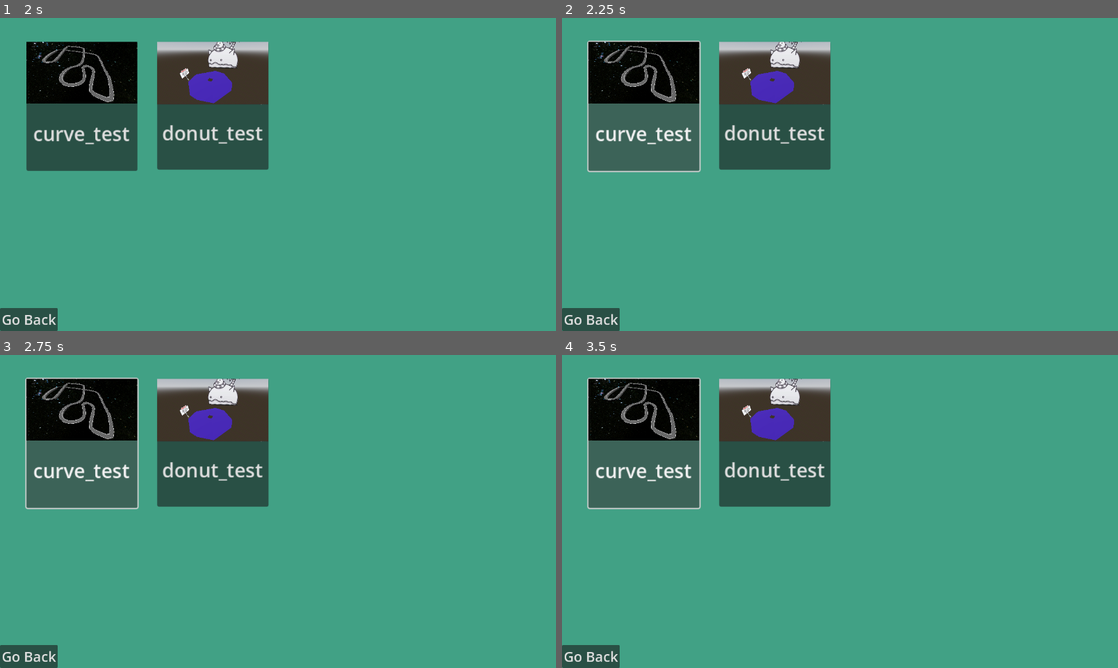
Above: before the commit, frames 1-4 (two rows, left to right).
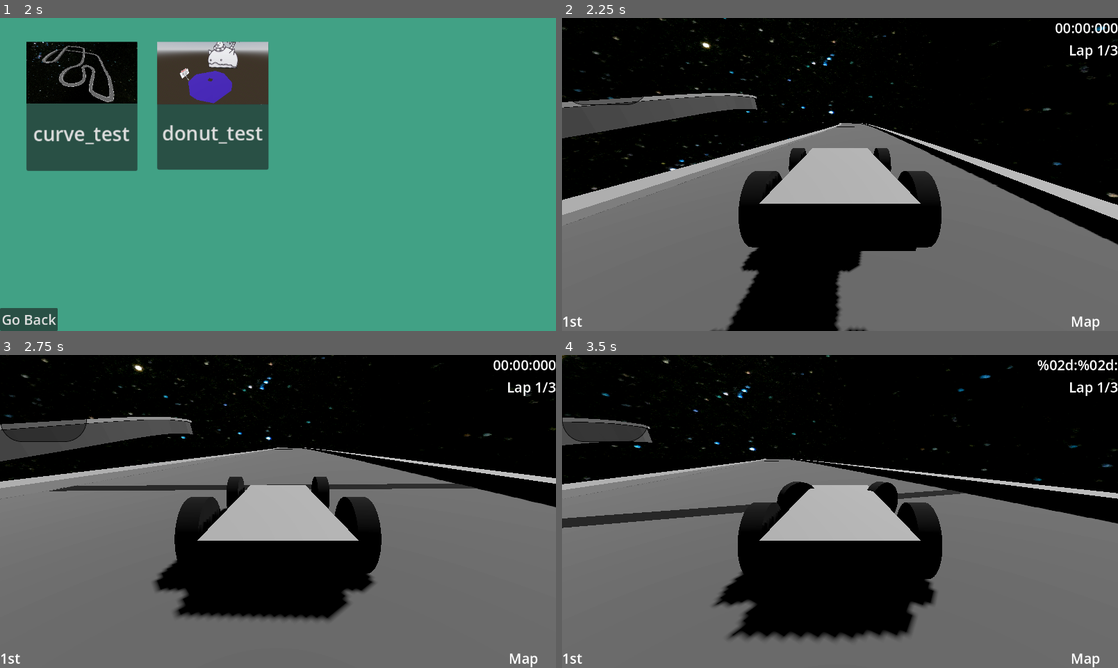
Above: after the commit, the same moments.

Repository: worcestertechnicalhighschool/kart-racer-origin
Game: Godot game, scene res://scenes/ui_scenes/menus/title_screen.tscn
Two runs of this game, one before a commit and one after it. Both use one fixed random seed, a clock stepped at 60 frames per second and the inputs below.
Inputs:
- Up to frame 1 (2 s): click "Single Player" at 0.5 s; click "Single Player" at 1.25 s
- Up to frame 2 (2.25 s): click "curve_test" at 2 s
- Up to frame 3 (2.75 s): no input
- Up to frame 4 (3.5 s): hold D (right) from 2.78 s (still down); hold Shift (drift) from 2.78 s (still down)

Frame 1 is identical in both runs. In frame 2, 97% of the frame differs, in the area x 0-100%, y 0-100%; in frame 3, 98%; in frame 4, 97%.

Commit message:
another fix

Diff:
--- a/scenes/map_scenes/curve_test.tscn
+++ b/scenes/map_scenes/curve_test.tscn
@@ -1,11 +1,11 @@
-
-[gd_scene load_steps=14 format=3 uid="uid://reojy8we20ey"]
+[gd_scene load_steps=13 format=3 uid="uid://reojy8we20ey"]
 
 [ext_resource type="PackedScene" uid="uid://dkuwcntbn4jl2" path="res://scenes/object_scenes/car.tscn" id="1_rflty"]
 [ext_resource type="Texture2D" uid="uid://b3jjiel6oe0xy" path="res://assets/images/skyboxes/skybox_finance.jpg" id="1_tl23f"]
 [ext_resource type="PackedScene" uid="uid://cwatj2d6r6oql" path="res://scenes/object_scenes/checkpoint.tscn" id="3_4kmce"]
-
-[ext_resource type="PackedScene" uid="uid://xr1wvceq4fjd" path="res://scenes/object_scenes/death_box.tscn" id="4_1odja"]
+[ext_resource type="PackedScene" uid="uid://bgfoxm83j36w0" path="res://scenes/object_scenes/oil.tscn" id="3_85lhp"]
+[ext_resource type="PackedScene" uid="uid://cpyib23l6r8wp" path="res://scenes/object_scenes/bomb.tscn" id="4_uocss"]
+[ext_resource type="PackedScene" uid="uid://bl7yp56hkp8e6" path="res://scenes/object_scenes/item_box.tscn" id="5_vu073"]
 
 [sub_resource type="PanoramaSkyMaterial" id="PanoramaSkyMaterial_tl4ks"]
 panorama = ExtResource("1_tl23f")
@@ -123,7 +123,7 @@
 transform = Transform3D(9, 0, 0, 0, 9, 0, 0, 0, 9, 323.1, 17.0421, 197.287)
 
 [node name="bomb" parent="Obstacles" instance=ExtResource("4_uocss")]
-transform = Transform3D(1, 0, 0, 0, 1, 0, 0, 0, 1, 351.363, 19.4388, 271.526)
+transform = Transform3D(1, 0, 0, 0, 1, 0, 0, 0, 1, 351.363, 16.9246, 271.526)
 
 [node name="Start Line" type="RigidBody3D" parent="."]
 transform = Transform3D(0.924626, 0, 0.380877, 0, 1, 0, -0.380877, 0, 0.924626, 370.894, -0.0969887, 284.317)
@@ -166,6 +166,3 @@
 [node name="start_line" parent="Checkpoints" instance=ExtResource("3_4kmce")]
 transform = Transform3D(16.6533, 0, 0.379521, 0, 1, 0, -6.83138, 0, 0.925183, 351.933, 16.9868, 279.573)
 START_OR_FINISH_LINE = true
-
-[node name="DeathBox" parent="." instance=ExtResource("4_1odja")]
-transform = Transform3D(1, 0, 0, 0, 1, 0, 0, 0, 1, 0, 11.3817, 0)
--- a/scenes/object_scenes/car.tscn
+++ b/scenes/object_scenes/car.tscn
@@ -3,7 +3,6 @@
 [ext_resource type="Script" path="res://scripts/car.gd" id="1_318nw"]
 [ext_resource type="PackedScene" uid="uid://bmwh6n8gr4wvd" path="res://scenes/ui_scenes/car_ui.tscn" id="2_1w8et"]
 [ext_resource type="PackedScene" uid="uid://cu6oq4whbnukt" path="res://scenes/ui_scenes/menus/pause_menu.tscn" id="3_8ffs4"]
-[ext_resource type="PackedScene" path="res://scenes/ui_scenes/inventory.tscn" id="4_3gxtt"]
 
 [sub_resource type="BoxMesh" id="BoxMesh_ibdse"]
 
